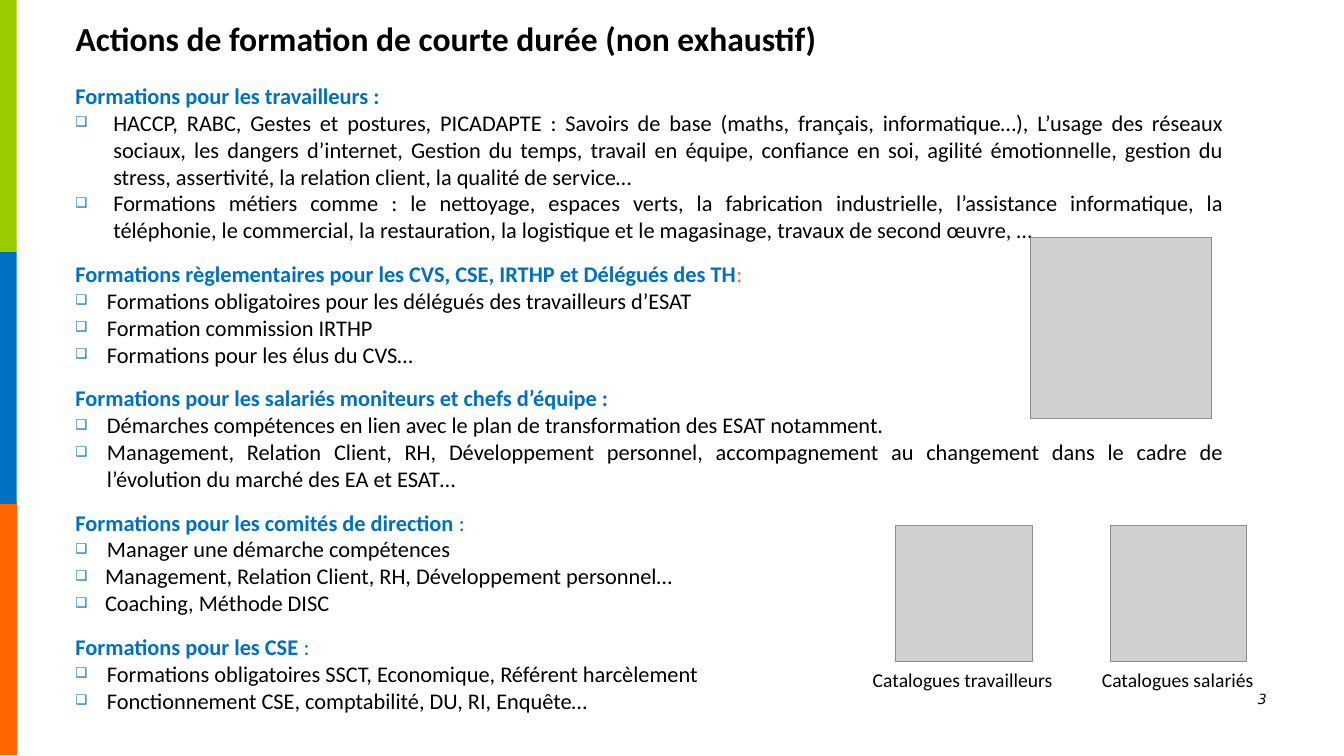
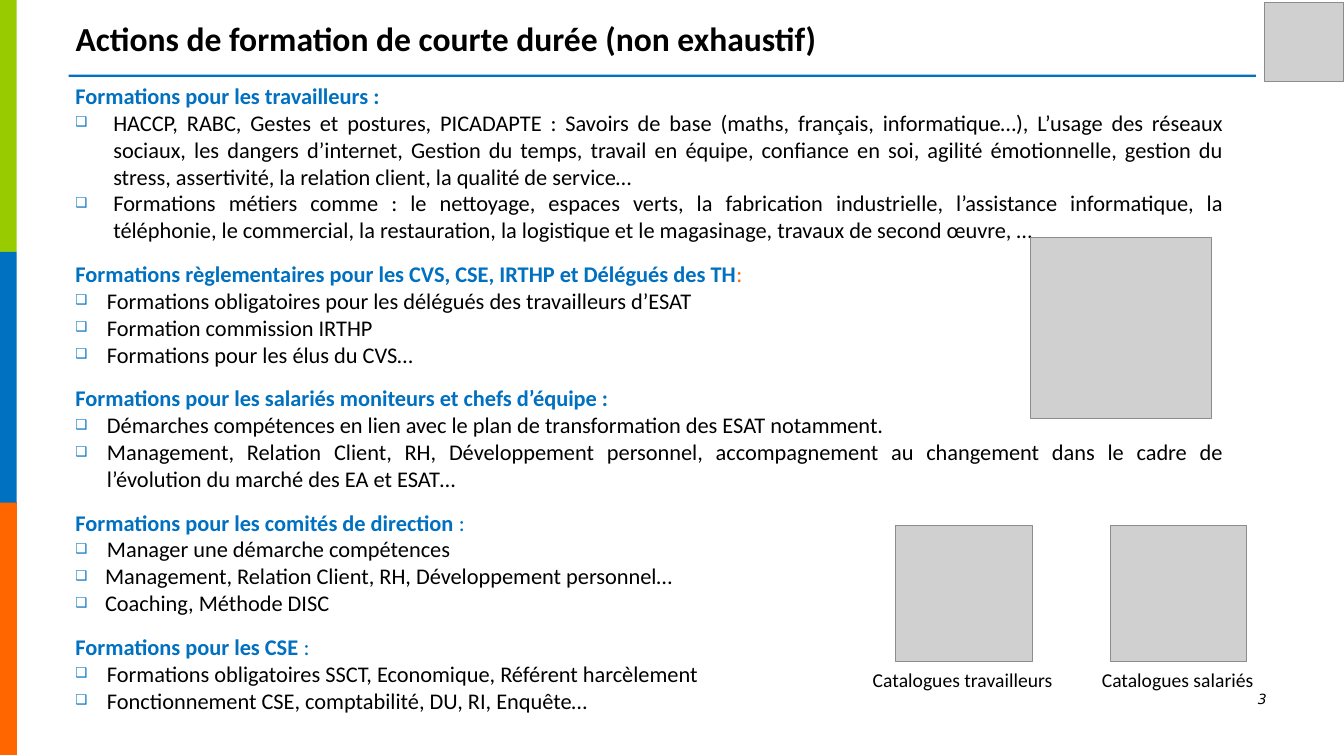
Before and after one commit to studio-catapulte/nefia-client-services, a slide deck: slide 3 of templates/commercial-closing.pptx. Drawn at 1344x756 pixels with LibreOffice and Linux fonts; fonts in the diff are those of the drawing; grey boxes stand for pictures; background and template pictures are left out. Boxes give left, top, right and bottom in pixels: in the first picture for what was removed or moved away, otherwise in the second. Text is boxed around its words. In the diff, an @@ line names an element or a change of style, - is before the commit and + after.

```diff
--- a/templates/commercial-closing.pptx
+++ b/templates/commercial-closing.pptx
@@ picture added at <box>1264,2,1344,82</box> @@
@@ line added from (69, 76) to (1256, 76), #0070C0 1.5 pt @@
@@ rectangle removed at <box>0,252,17,504</box> @@
@@ rectangle added at <box>0,252,17,504</box>, fill #0070C0 @@
@@ rectangle added at <box>0,503,17,755</box>, fill #FF6600 @@
```
Also in this commit, not shown: 5 other slides changed, 3 other files.
